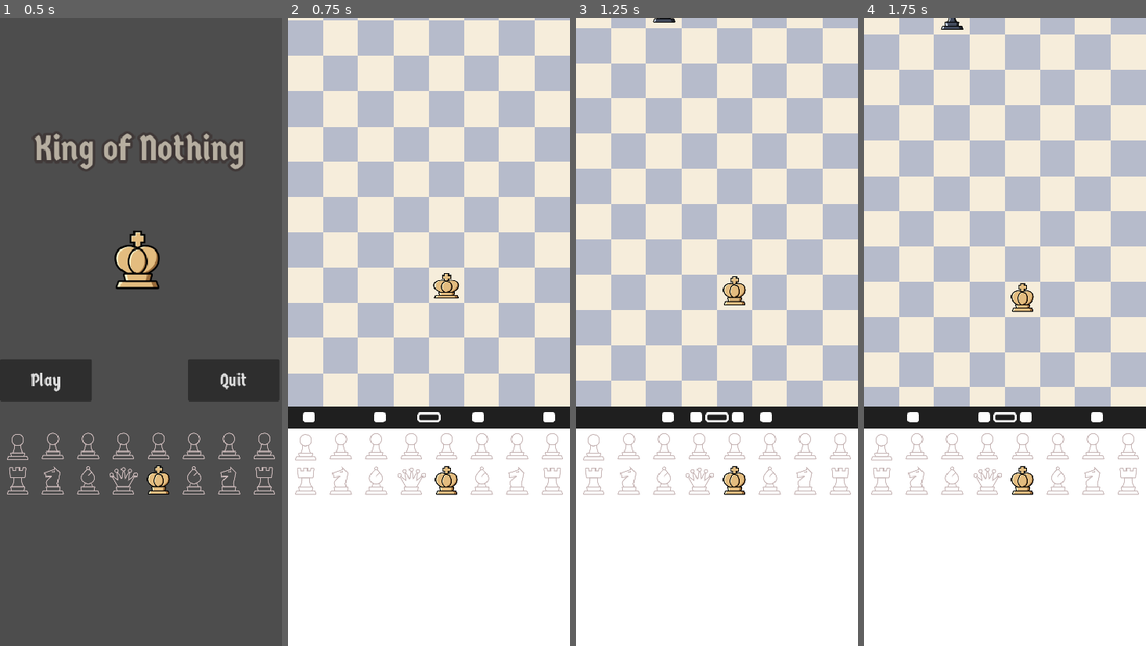
Above: before the commit, frames 1-4 (left to right).
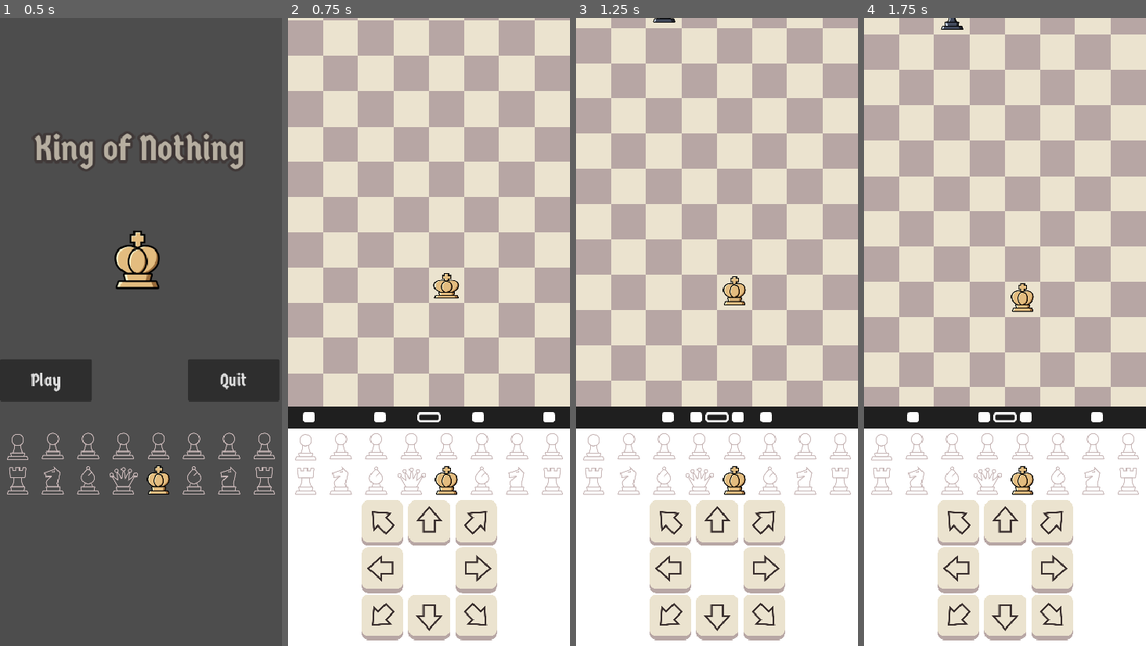
Above: after the commit, the same moments.

Repository: notapixelstudio/king_of_nothing
Game: Godot game, scene res://Main.tscn
Two runs of this game, one before a commit and one after it. Both use one fixed random seed, a clock stepped at 60 frames per second and the inputs below. Sound files missing from this copy of the repository are replaced by a short silence.
Inputs (mouse positions are in pixels of both pictures, inside the frame that each line leads up to):
- Up to frame 1 (0.5 s): no input
- Up to frame 2 (0.75 s): click "Play" at 0.5 s
- Up to frame 3 (1.25 s): no input
- Up to frame 4 (1.75 s): tap Enter (ui_accept) at 1.25, 1.52 s; move the mouse to (1067, 300) at 1.27 s; press the mouse at (1067, 300) at 1.28 s; hold Right (ui_right) from 1.28 s (still down)

Frame 1 is identical in both runs. In frame 2, 39% of the frame differs, in the area x 0-100%, y 0-100%; in frame 3, 39%; in frame 4, 39%.

Commit message:
improved graphics for controls

Diff:
--- /dev/null
+++ b/godot/HUD/button_area.tres
@@ -0,0 +1,4 @@
+[gd_resource type="RectangleShape2D" format=3 uid="uid://qohsvhg8knno"]
+
+[resource]
+size = Vector2(240, 240)
--- a/godot/World.tscn
+++ b/godot/World.tscn
@@ -15,9 +15,23 @@
 [ext_resource type="PackedScene" path="res://HUD/UIrhythm/RhythmControl.tscn" id="13"]
 [ext_resource type="PackedScene" path="res://HUD/UIrhythm/Effects/hit_confirm.tscn" id="14"]
 [ext_resource type="PackedScene" path="res://HUD/UIrhythm/Effects/fail.tscn" id="15"]
-[ext_resource type="Texture2D" uid="uid://dwrsrduyqrh1o" path="res://assets/images/buttons/arrow.png" id="16"]
-[ext_resource type="Shape2D" path="res://logic/shapeScreenButton.tres" id="17"]
-[ext_resource type="Texture2D" uid="uid://btoxkyqmvmjtk" path="res://assets/images/buttons/return.png" id="18"]
+[ext_resource type="Texture2D" uid="uid://c2ofo5yiek7q" path="res://assets/images/buttons/arrows/up_left.png" id="16_6tx0c"]
+[ext_resource type="Texture2D" uid="uid://ckb7k4dm80lqj" path="res://assets/images/buttons/arrows/pressed_up_left.png" id="17_0to5b"]
+[ext_resource type="Shape2D" uid="uid://qohsvhg8knno" path="res://HUD/button_area.tres" id="18_aj1ai"]
+[ext_resource type="Texture2D" uid="uid://br0qjm820bp3w" path="res://assets/images/buttons/arrows/left.png" id="19_d7dfr"]
+[ext_resource type="Texture2D" uid="uid://caa8aot60rr32" path="res://assets/images/buttons/arrows/pressed_left.png" id="20_c2gv2"]
+[ext_resource type="Texture2D" uid="uid://7auebwnqpoat" path="res://assets/images/buttons/arrows/down_left.png" id="21_rp4qs"]
+[ext_resource type="Texture2D" uid="uid://excfcbdimuyn" path="res://assets/images/buttons/arrows/pressed_down_left.png" id="22_rhl3w"]
+[ext_resource type="Texture2D" uid="uid://cirt2okxpfqpn" path="res://assets/images/buttons/arrows/up.png" id="23_mnkyj"]
+[ext_resource type="Texture2D" uid="uid://dvvto8l1ex6au" path="res://assets/images/buttons/arrows/pressed_up.png" id="24_fif40"]
+[ext_resource type="Texture2D" uid="uid://bsjoomvnboow4" path="res://assets/images/buttons/arrows/down.png" id="25_6xgc5"]
+[ext_resource type="Texture2D" uid="uid://bpc7tdb5wxjla" path="res://assets/images/buttons/arrows/pressed_down.png" id="26_0vv3x"]
+[ext_resource type="Texture2D" uid="uid://dwfrpbjvswjmr" path="res://assets/images/buttons/arrows/up_right.png" id="27_fsfaj"]
+[ext_resource type="Texture2D" uid="uid://erbk7mduawhi" path="res://assets/images/buttons/arrows/pressed_up_right.png" id="28_yktx5"]
+[ext_resource type="Texture2D" uid="uid://ctcoer7srfewf" path="res://assets/images/buttons/arrows/right.png" id="29_88f54"]
+[ext_resource type="Texture2D" uid="uid://dnhc8412517si" path="res://assets/images/buttons/arrows/pressed_right.png" id="30_s3rcb"]
+[ext_resource type="Texture2D" uid="uid://cthrbuprs6jvv" path="res://assets/images/buttons/arrows/down_right.png" id="31_wf24g"]
+[ext_resource type="Texture2D" uid="uid://cqwp6qyjcc880" path="res://assets/images/buttons/arrows/pressed_down_right.png" id="32_8ios8"]
 
 [node name="World" type="Node2D" unique_id=171647639]
 scale = Vector2(0.75, 0.75)
@@ -152,75 +166,66 @@
 fail_scene = ExtResource("15")
 
 [node name="Stuff" type="Node2D" parent="CanvasLayer" unique_id=2079244696]
-modulate = Color(1, 1, 1, 0.498039)
-position = Vector2(96, 656)
-
-[node name="TouchScreenButton4" type="TouchScreenButton" parent="CanvasLayer/Stuff" unique_id=1023650596]
-position = Vector2(32, 76)
-rotation = 3.92699
-texture_normal = ExtResource("16")
-shape = ExtResource("17")
-visibility_mode = 1
-
-[node name="TouchScreenButton9" type="TouchScreenButton" parent="CanvasLayer/Stuff" unique_id=1493137362]
+position = Vector2(100, 656)
+
+[node name="UpLeft" type="TouchScreenButton" parent="CanvasLayer/Stuff" unique_id=1023650596]
+scale = Vector2(0.25, 0.25)
+texture_normal = ExtResource("16_6tx0c")
+texture_pressed = ExtResource("17_0to5b")
+shape = ExtResource("18_aj1ai")
+
+[node name="Left" type="TouchScreenButton" parent="CanvasLayer/Stuff" unique_id=1493137362]
+position = Vector2(0, 64)
+scale = Vector2(0.25, 0.25)
+texture_normal = ExtResource("19_d7dfr")
+texture_pressed = ExtResource("20_c2gv2")
+shape = ExtResource("18_aj1ai")
+action = "ui_left"
+
+[node name="DownLeft" type="TouchScreenButton" parent="CanvasLayer/Stuff" unique_id=927409646]
+position = Vector2(0, 128)
+scale = Vector2(0.25, 0.25)
+texture_normal = ExtResource("21_rp4qs")
+texture_pressed = ExtResource("22_rhl3w")
+shape = ExtResource("18_aj1ai")
+
+[node name="Up" type="TouchScreenButton" parent="CanvasLayer/Stuff" unique_id=546637992]
+position = Vector2(64, 0)
+scale = Vector2(0.25, 0.25)
+texture_normal = ExtResource("23_mnkyj")
+texture_pressed = ExtResource("24_fif40")
+shape = ExtResource("18_aj1ai")
+action = "ui_up"
+
+[node name="Bottom" type="TouchScreenButton" parent="CanvasLayer/Stuff" unique_id=256460758]
 position = Vector2(64, 128)
-rotation = 3.14159
-texture_normal = ExtResource("16")
-shape = ExtResource("17")
-action = "ui_left"
-visibility_mode = 1
-
-[node name="TouchScreenButton11" type="TouchScreenButton" parent="CanvasLayer/Stuff" unique_id=927409646]
-position = Vector2(76, 160)
-rotation = 2.35619
-texture_normal = ExtResource("16")
-shape = ExtResource("17")
-visibility_mode = 1
-
-[node name="TouchScreenButton5" type="TouchScreenButton" parent="CanvasLayer/Stuff" unique_id=546637992]
-position = Vector2(64, 64)
-rotation = 4.71239
-texture_normal = ExtResource("16")
-shape = ExtResource("17")
-action = "ui_up"
-visibility_mode = 1
-
-[node name="TouchScreenButton7" type="TouchScreenButton" parent="CanvasLayer/Stuff" unique_id=2000860040]
-visible = false
-position = Vector2(64, 64)
-scale = Vector2(0.626816, 0.626816)
-texture_normal = ExtResource("18")
-shape = ExtResource("17")
-visibility_mode = 1
-
-[node name="TouchScreenButton12" type="TouchScreenButton" parent="CanvasLayer/Stuff" unique_id=256460758]
+scale = Vector2(0.25, 0.25)
+texture_normal = ExtResource("25_6xgc5")
+texture_pressed = ExtResource("26_0vv3x")
+shape = ExtResource("18_aj1ai")
+action = "ui_down"
+
+[node name="UpRight" type="TouchScreenButton" parent="CanvasLayer/Stuff" unique_id=727467004]
+position = Vector2(128, 0)
+scale = Vector2(0.25, 0.25)
+texture_normal = ExtResource("27_fsfaj")
+texture_pressed = ExtResource("28_yktx5")
+shape = ExtResource("18_aj1ai")
+
+[node name="Right" type="TouchScreenButton" parent="CanvasLayer/Stuff" unique_id=830718150]
+position = Vector2(128, 64)
+scale = Vector2(0.25, 0.25)
+texture_normal = ExtResource("29_88f54")
+texture_pressed = ExtResource("30_s3rcb")
+shape = ExtResource("18_aj1ai")
+action = "ui_right"
+
+[node name="DownRight" type="TouchScreenButton" parent="CanvasLayer/Stuff" unique_id=1575713109]
 position = Vector2(128, 128)
-rotation = 1.5708
-texture_normal = ExtResource("16")
-shape = ExtResource("17")
-action = "ui_down"
-visibility_mode = 1
-
-[node name="TouchScreenButton6" type="TouchScreenButton" parent="CanvasLayer/Stuff" unique_id=727467004]
-position = Vector2(116, 32)
-rotation = 5.49779
-texture_normal = ExtResource("16")
-shape = ExtResource("17")
-visibility_mode = 1
-
-[node name="TouchScreenButton8" type="TouchScreenButton" parent="CanvasLayer/Stuff" unique_id=830718150]
-position = Vector2(128, 64)
-texture_normal = ExtResource("16")
-shape = ExtResource("17")
-action = "ui_right"
-visibility_mode = 1
-
-[node name="TouchScreenButton10" type="TouchScreenButton" parent="CanvasLayer/Stuff" unique_id=1575713109]
-position = Vector2(159, 115)
-rotation = 0.785398
-texture_normal = ExtResource("16")
-shape = ExtResource("17")
-visibility_mode = 1
+scale = Vector2(0.25, 0.25)
+texture_normal = ExtResource("31_wf24g")
+texture_pressed = ExtResource("32_8ios8")
+shape = ExtResource("18_aj1ai")
 
 [node name="KillLastLineTimer" type="Timer" parent="." unique_id=1435882815]
 wait_time = 0.2
@@ -231,8 +236,8 @@
 [connection signal="hit" from="ChessBoard/Player" to="CanvasLayer/RhythmControl" method="_on_Player_hit"]
 [connection signal="winner" from="ChessBoard/Player" to="." method="_on_Player_winner"]
 [connection signal="tick" from="CanvasLayer/RhythmControl" to="." method="_on_tick"]
-[connection signal="pressed" from="CanvasLayer/Stuff/TouchScreenButton4" to="ChessBoard/Player" method="_on_TouchScreenButton4_pressed"]
-[connection signal="pressed" from="CanvasLayer/Stuff/TouchScreenButton11" to="ChessBoard/Player" method="_on_TouchScreenButton11_pressed"]
-[connection signal="pressed" from="CanvasLayer/Stuff/TouchScreenButton6" to="ChessBoard/Player" method="_on_TouchScreenButton6_pressed"]
-[connection signal="pressed" from="CanvasLayer/Stuff/TouchScreenButton10" to="ChessBoard/Player" method="_on_TouchScreenButton10_pressed"]
+[connection signal="pressed" from="CanvasLayer/Stuff/UpLeft" to="ChessBoard/Player" method="_on_TouchScreenButton4_pressed"]
+[connection signal="pressed" from="CanvasLayer/Stuff/DownLeft" to="ChessBoard/Player" method="_on_TouchScreenButton11_pressed"]
+[connection signal="pressed" from="CanvasLayer/Stuff/UpRight" to="ChessBoard/Player" method="_on_TouchScreenButton6_pressed"]
+[connection signal="pressed" from="CanvasLayer/Stuff/DownRight" to="ChessBoard/Player" method="_on_TouchScreenButton10_pressed"]
 [connection signal="timeout" from="KillLastLineTimer" to="." method="_on_kill_last_line_timer_timeout"]
--- a/godot/logic/shapeScreenButton.tres
+++ b/godot/logic/shapeScreenButton.tres
@@ -1,4 +1,4 @@
-[gd_resource type="CircleShape2D" format=2]
+[gd_resource type="CircleShape2D" format=3 uid="uid://bc7xjgm4uallc"]
 
 [resource]
-radius = 35.0
+radius = 32.71
--- a/godot/project.godot
+++ b/godot/project.godot
@@ -130,6 +130,10 @@
 ]
 }
 
+[input_devices]
+
+pointing/emulate_touch_from_mouse=true
+
 [rendering]
 
 textures/vram_compression/import_etc2_astc=true
Binary file added: godot/assets/images/buttons/arrows/down.png
Binary file added: godot/assets/images/buttons/arrows/down_left.png
Binary file added: godot/assets/images/buttons/arrows/down_right.png
Binary file added: godot/assets/images/buttons/arrows/left.png
Binary file added: godot/assets/images/buttons/arrows/pressed_down.png
Binary file added: godot/assets/images/buttons/arrows/pressed_down_left.png
Binary file added: godot/assets/images/buttons/arrows/pressed_down_right.png
Binary file added: godot/assets/images/buttons/arrows/pressed_left.png
Binary file added: godot/assets/images/buttons/arrows/pressed_right.png
Binary file added: godot/assets/images/buttons/arrows/pressed_up.png
Binary file added: godot/assets/images/buttons/arrows/pressed_up_left.png
Binary file added: godot/assets/images/buttons/arrows/pressed_up_right.png
(and 7 more such lines)
